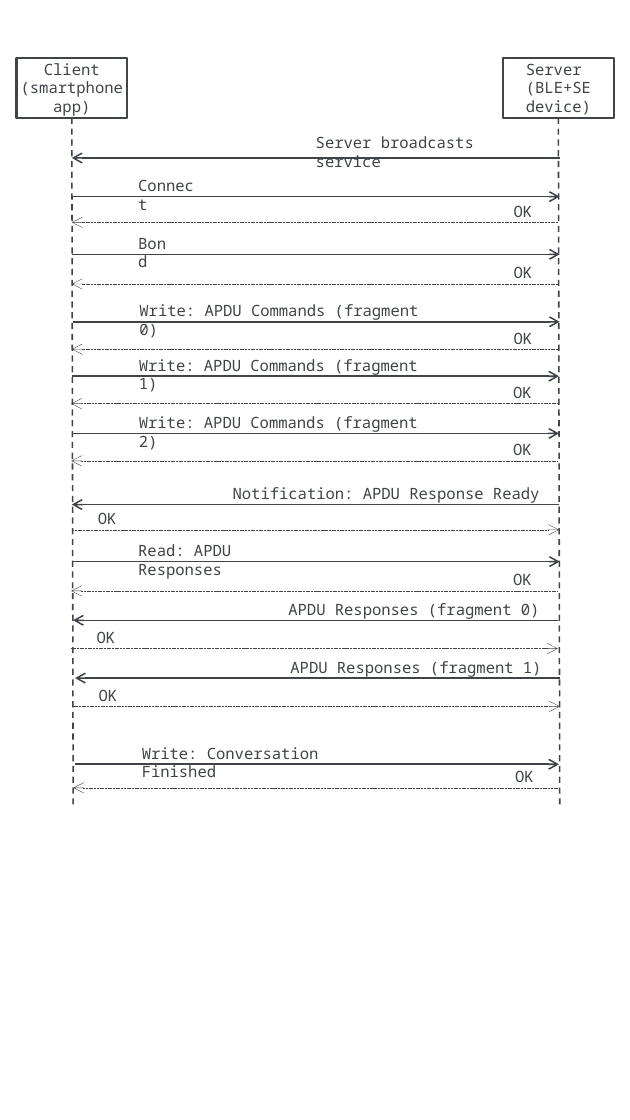
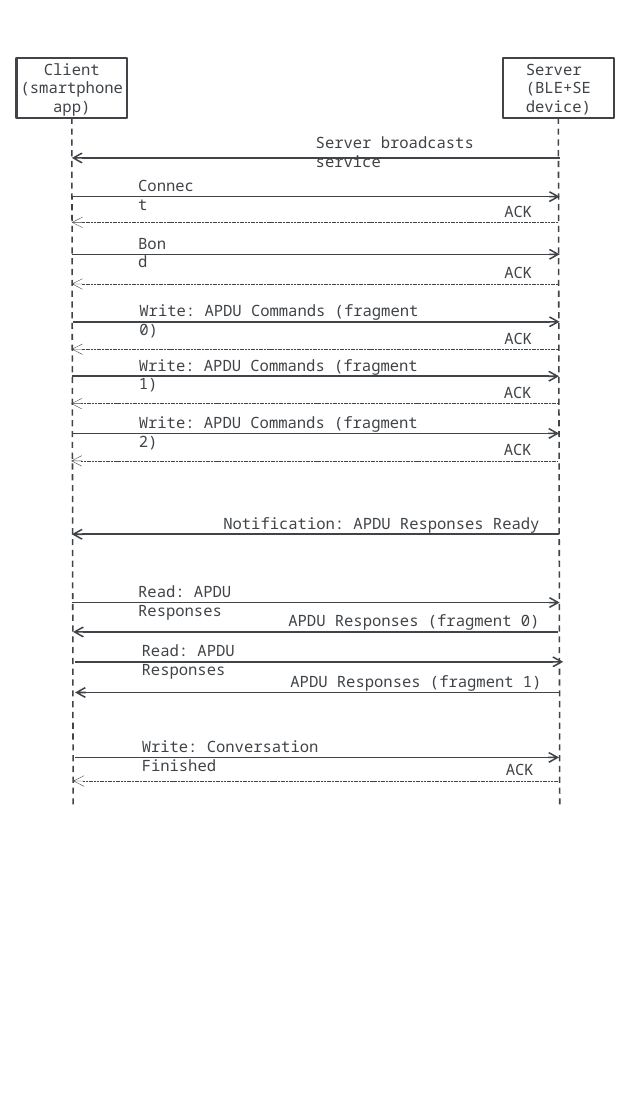
Before and after one commit to fidesmo/apdu-over-ble, a slide deck: slide 2 of resources/vertical-figures.pptx. Drawn at 630x1120 pixels with LibreOffice and Linux fonts; fonts in the diff are those of the drawing. Boxes give left, top, right and bottom in pixels: in the first picture for what was removed or moved away, otherwise in the second. Text is boxed around its words. In the diff, an @@ line names an element or a change of style, - is before the commit and + after.

Commit message:
Corrected APDU responses handling

```diff
--- a/resources/vertical-figures.pptx
+++ b/resources/vertical-figures.pptx
@@ text at (x1=504, y1=205, x2=532, y2=217): text changed @@
-OK
+ACK
@@ text at (x1=504, y1=266, x2=532, y2=278): text changed @@
-OK
+ACK
@@ text at (x1=504, y1=332, x2=532, y2=344): text changed @@
-OK
+ACK
@@ text at (x1=504, y1=386, x2=532, y2=398): text changed @@
-OK
+ACK
@@ text at (x1=504, y1=443, x2=532, y2=455): text changed @@
-OK
+ACK
@@ arrow moved from (559, 506) - (72, 506) to (559, 535) - (72, 535) @@
@@ arrow removed from (73, 530) to (559, 530) @@
@@ text removed at (x1=98, y1=512, x2=117, y2=524) @@
-OK
@@ text at (x1=223, y1=517, x2=540, y2=534): text changed @@
-Notification: APDU Response Ready
+Notification: APDU Responses Ready
@@ arrow removed from (558, 592) to (72, 592) @@
@@ text "Read: APDU Responses" moved from (x1=138, y1=544, x2=231, y2=579) to (x1=138, y1=585, x2=231, y2=620) @@
@@ text removed at (x1=513, y1=573, x2=532, y2=585) @@
-OK
@@ arrow moved from (72, 562) - (560, 562) to (72, 603) - (560, 603) @@
@@ text "APDU Responses (fragment 0)" moved from (x1=288, y1=603, x2=540, y2=619) to (x1=288, y1=614, x2=540, y2=630) @@
@@ arrow moved from (558, 621) - (73, 621) to (558, 632) - (73, 632) @@
@@ text removed at (x1=97, y1=631, x2=116, y2=643) @@
-OK
@@ text added at (x1=142, y1=644, x2=234, y2=679), 10 pt, text #404448 @@
+Read: APDU Responses
@@ arrow moved from (558, 649) - (72, 649) to (75, 663) - (564, 663) @@
@@ arrow (75, 663) - (564, 663): stroke #404448 0.25 pt dashed to #404448 1 pt; arrowheads changed @@
@@ text removed at (x1=99, y1=689, x2=118, y2=701) @@
-OK
@@ text "APDU Responses (fragment 1)" moved from (x1=290, y1=661, x2=542, y2=677) to (x1=290, y1=675, x2=542, y2=691) @@
@@ arrow removed from (73, 707) to (560, 707) @@
@@ arrow moved from (560, 678) - (75, 678) to (560, 693) - (75, 693) @@
@@ text at (x1=506, y1=763, x2=534, y2=775): text changed @@
-OK
+ACK
@@ 2 arrows, 1 text moved together from (x1=73, y1=747, x2=560, y2=788) to (x1=73, y1=740, x2=560, y2=781) @@
```
Also in this commit, not shown: 2 other files.
